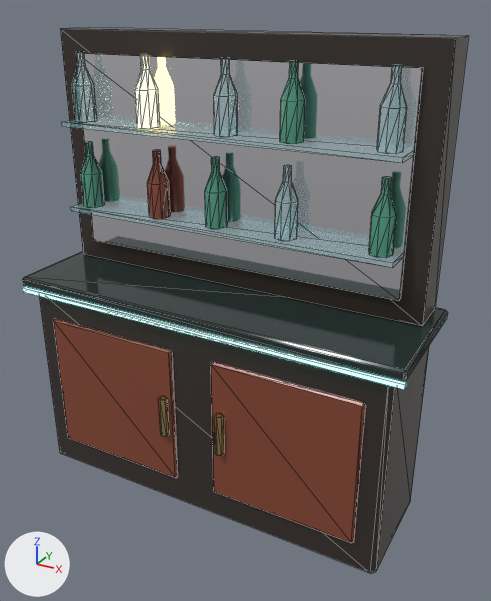
Two versions of the glTF model maze3d/kits/executive/models/ex_bar.glb, one commit apart.
Both versions are drawn from a camera (50 mm lens) standing at (1.48, -2.47, 2.27) and looking at (0.1, 0.02, 1.02). Arrows for +X, +Y and +Z are at lower left; the lights stay in place. The first picture is the older version. Mesh edges are drawn as thin lines. Vertices at exactly the same position are counted once.

In view in the first picture: 'ex_bar'.
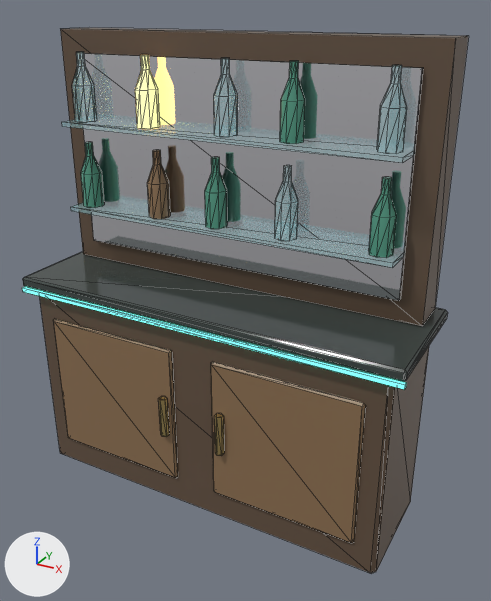
Pixel boxes [x1, y1, x2, y2] of what changed, in the pictures (491 x 601 px; the box of a moved part takes in the faces that stretch with it):
```json
{"object": "ex_bar", "change": "recoloured, surface changed, reshaped", "before": [23, 28, 468, 573], "after": [23, 28, 468, 573]}
{"part": 1, "of": "me_ex_bar", "change": "moved or reshaped", "before": [23, 287, 407, 390], "after": [23, 287, 407, 390]}
```

Scene script edits in JSON lines:
```json
{"op": "set", "path": "mat_ebony.base_color", "old": "(0.045, 0.035, 0.03)", "new": "(0.13, 0.085, 0.055)", "note": "dark grey #3c3530 -> brown #655242"}
{"op": "set", "path": "mat_marble_blk.base_color", "old": "(0.03, 0.05, 0.045)", "new": "(0.055, 0.07, 0.065)", "note": "greyish cyan #303f3c -> dark grey #424b48"}
{"op": "set", "path": "mat_marble_blk.roughness", "old": "0.1", "new": "0.12"}
{"op": "set", "path": "mat_rosewood.base_color", "old": "(0.26, 0.07, 0.04)", "new": "(0.27, 0.165, 0.085)", "note": "brown #8b4b38 -> brown #8e7152"}
{"op": "set", "path": "mat_rosewood.roughness", "old": "0.3", "new": "0.45"}
{"op": "set", "path": "mat_amber.emission_color", "old": "(1.0, 0.66, 0.22)", "new": "(1.0, 0.62, 0.22)", "note": "beige #ffd481 -> beige #ffce81"}
{"op": "set", "path": "mat_amber.emission_strength", "old": "3.2", "new": "1.7"}
{"op": "set", "path": "mat_holo.base_color", "old": "(0.2, 0.95, 0.85)", "new": "(0.12, 0.72, 0.55)", "note": "cyan #7cf9ed -> cyan #61ddc4"}
{"op": "set", "path": "mat_holo.emission_color", "old": "(0.211, 1.0, 0.895)", "new": "(0.167, 1.0, 0.764)", "note": "cyan #7ffff3 -> cyan #72ffe2"}
{"op": "set", "path": "mat_holo.emission_strength", "old": "2.85", "new": "1.08"}
{"block": "me_ex_bar", "where": "me_ex_bar.from_pydata(...)  # 464 vertices, 844 faces; spans x -0.95..0.95, y -0.32..0.31, z 0.0..2.15"}
{"block": "me_ex_bar", "where": "# used by ob_ex_bar; location = (0.0, 0.0, 0.0)"}
{"block": "me_ex_bar", "change": "me_ex_bar part 1"}
{"op": "set", "path": "me_ex_bar.vertices[456].co", "old": "(-0.95, -0.31, 0.99)", "new": "(-0.95, -0.31, 0.97)", "note": "pixel (22, 287) -> pixel (22, 291)"}
{"op": "set", "path": "me_ex_bar.vertices[457].co", "old": "(-0.95, -0.31, 0.97)", "new": "(-0.95, -0.31, 0.99)", "note": "pixel (22, 291) -> pixel (22, 287)"}
```
